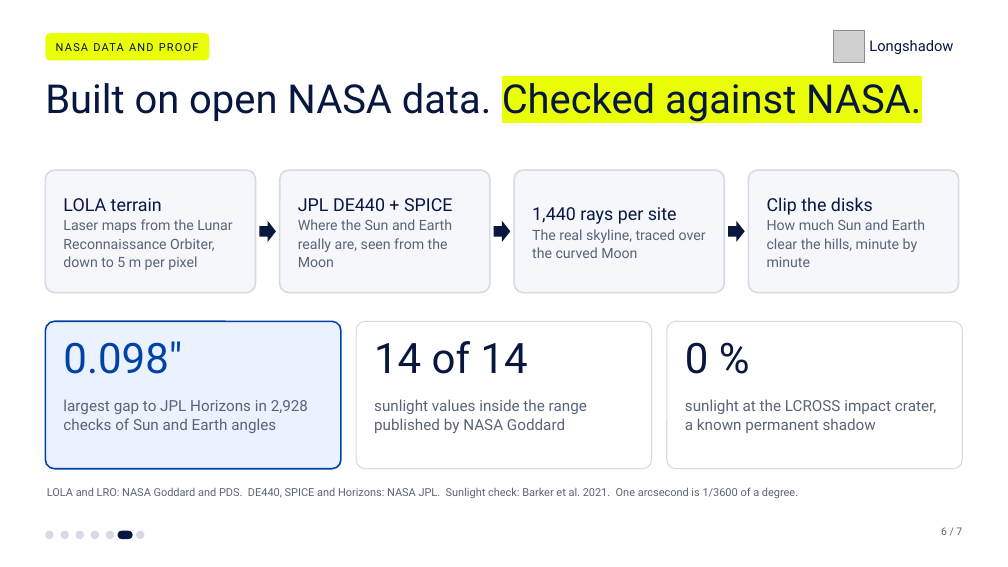
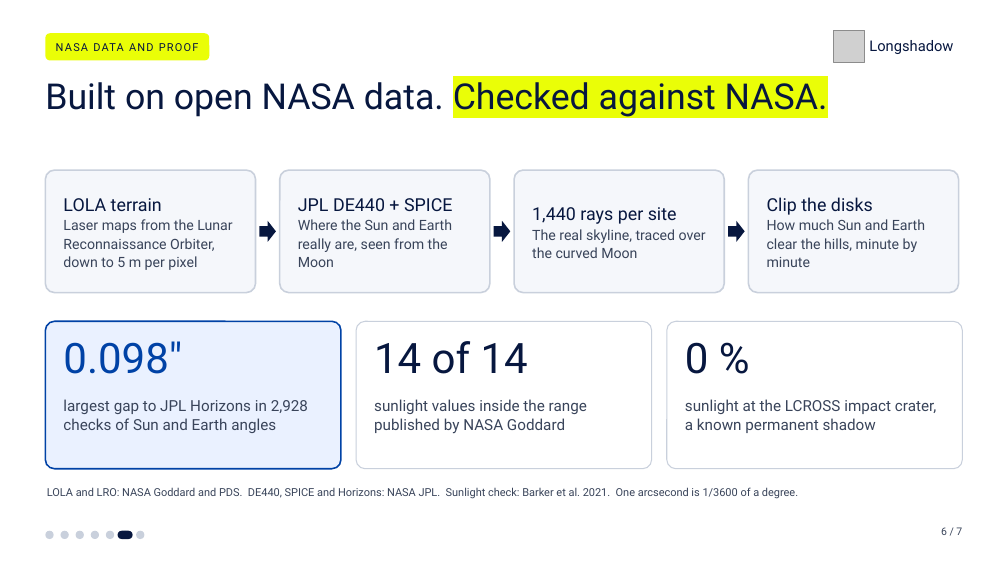
Before and after one commit to bukhari-hamzamukhtar/longshadow, a slide deck: slide 6 of public/demo/Longshadow_deck.pptx. Drawn at 1008x567 pixels with LibreOffice and Linux fonts; fonts in the diff are those of the drawing; grey boxes stand for pictures. Boxes give left, top, right and bottom in pixels: in the first picture for what was removed or moved away, otherwise in the second. Text is boxed around its words. In the diff, an @@ line names an element or a change of style, - is before the commit and + after.

```diff
--- a/public/demo/Longshadow_deck.pptx
+++ b/public/demo/Longshadow_deck.pptx
@@ text "Built on open NASA data. ..." at box(45, 82, 828, 117): size 38 to 34 pt @@
@@ outline #D5DAE3 1.5 pt to #C9D0DC 1.5 pt in 4 elements at box(45, 170, 256, 293), box(280, 170, 490, 293), box(514, 170, 724, 293), box(749, 170, 959, 293) @@
@@ text at box(63, 219, 232, 270): text colour #5A6478 to #39445A in "Laser maps from the Lunar Reconnaissance Orbiter, ..." @@
@@ text at box(298, 219, 452, 267): text colour #5A6478 to #39445A in "Where the Sun and Earth really are, ..." @@
@@ text at box(532, 229, 706, 258): text colour #5A6478 to #39445A in "The real skyline, traced over the curved ..." @@
@@ text at box(767, 219, 925, 267): text colour #5A6478 to #39445A in "How much Sun and Earth clear the ..." @@
@@ rounded rectangle at box(356, 321, 652, 469): outline #D5DAE3 1 pt to #C9D0DC 1 pt @@
@@ rounded rectangle at box(667, 321, 963, 469): outline #D5DAE3 1 pt to #C9D0DC 1 pt @@
@@ text colour #5A6478 to #39445A in 5 elements at box(941, 527, 962, 535), box(63, 399, 308, 433), box(374, 399, 587, 434), box(685, 399, 936, 433), box(47, 487, 798, 499) @@
```
Also in this commit, not shown: 5 other slides changed, 1 slide added, 1 slide removed, 1 other file.
